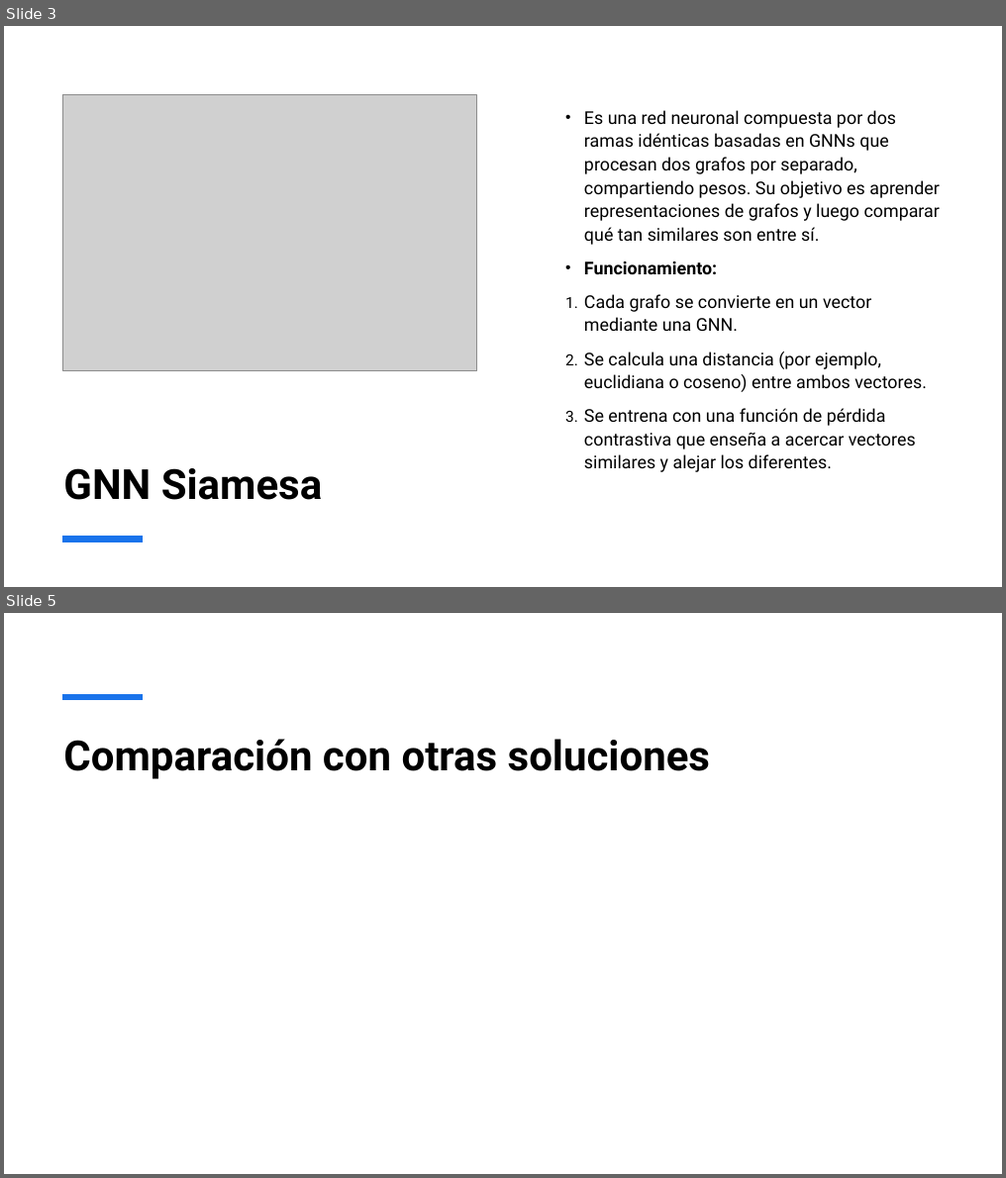
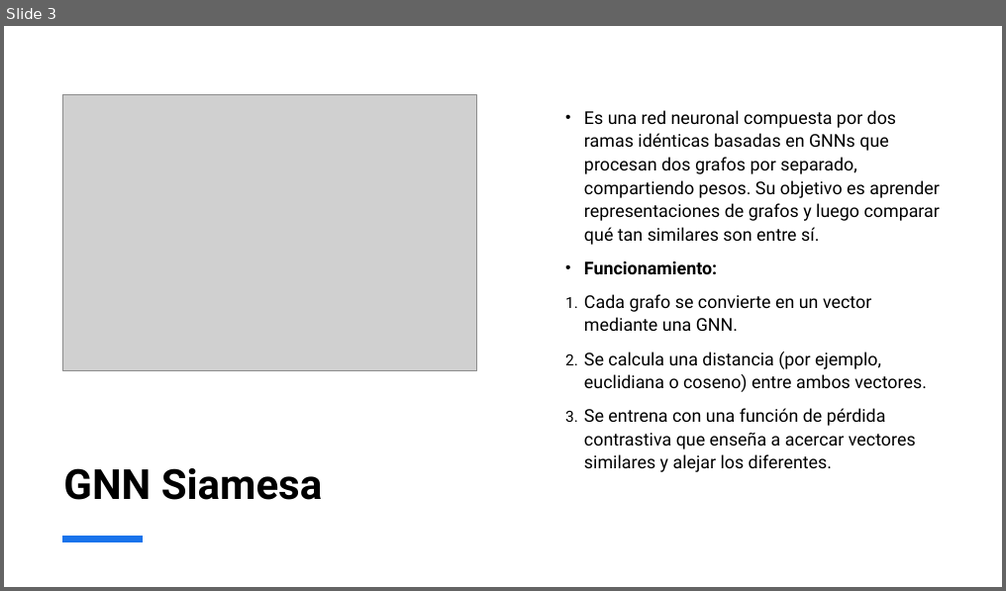
Before and after one commit to ricardo020202/plagiarism-detector, a slide deck: docs/Detección de plagio de código fuente mediante inteligencia.pptx. Shown one above the other, each under a label of ours: slides 3 and 5 before the commit, slide 3 after it; the slides between them are not shown. The pictures are 1006x1178 and 1006x591 pixels, drawn with LibreOffice and Linux fonts; fonts in the diff are those of the drawing; grey boxes stand for pictures. Boxes give left, top, right and bottom in pixels: in the first picture for what was removed or moved away, otherwise in the second. Text is boxed around its words. In the diff, an @@ line names an element or a change of style, - is before the commit and + after.

```diff
--- a/docs/Detección de plagio de código fuente mediante inteligencia.pptx
+++ b/docs/Detección de plagio de código fuente mediante inteligencia.pptx
@@ slide 5 removed at box(4, 613, 1002, 1174), background #FFFFFF @@
@@ line removed from (62, 697) to (143, 697) @@
@@ title removed at box(63, 739, 710, 779) @@
-Comparación con otras soluciones
```
Also in this commit, not shown: 2 slides added, 1 other slide removed.
